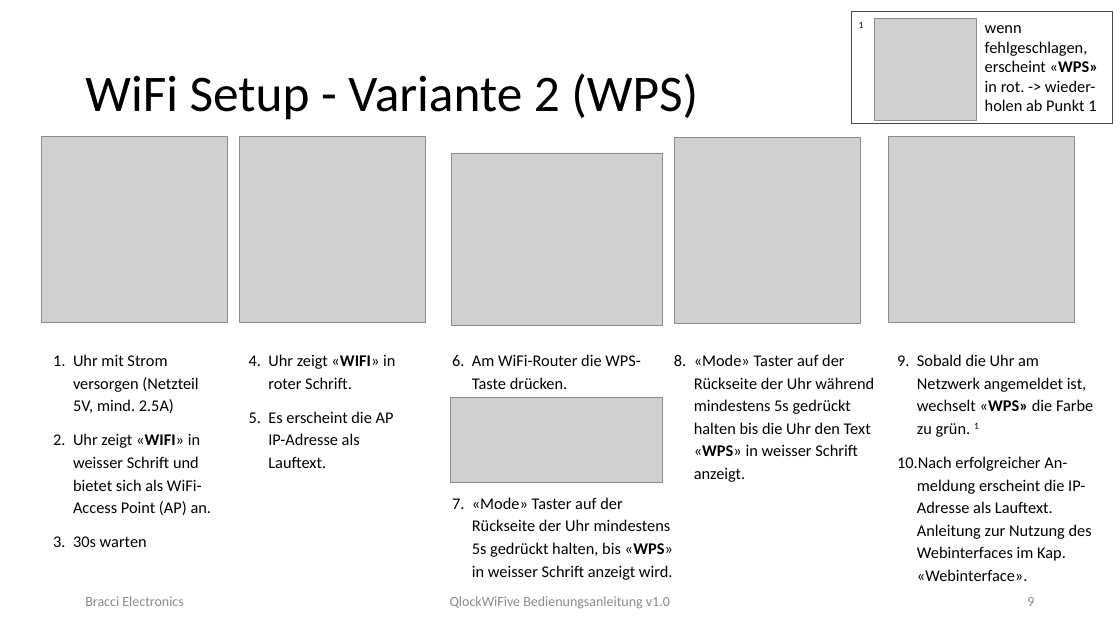
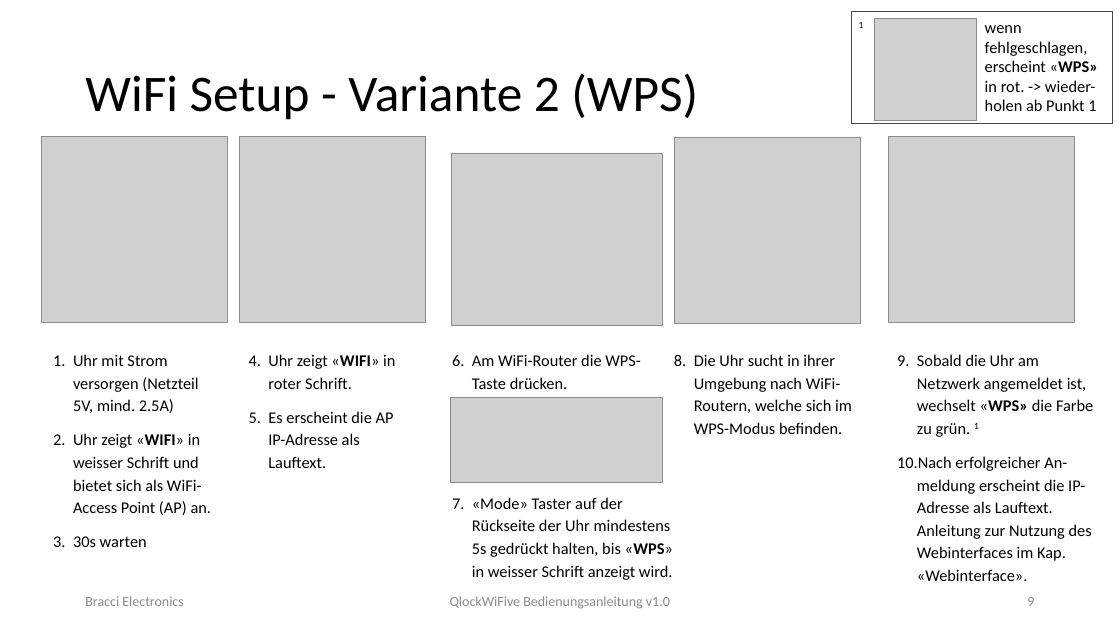
Before and after one commit to crianer/Qlockwork, a slide deck: slide 9 of misc/Instruction/Bedienungsanleitung_QlockWiFive_2.pptx. Drawn at 1120x630 pixels with LibreOffice and Linux fonts; fonts in the diff are those of the drawing; grey boxes stand for pictures. Boxes give left, top, right and bottom in pixels: in the first picture for what was removed or moved away, otherwise in the second. Text is boxed around its words. In the diff, an @@ line names an element or a change of style, - is before the commit and + after.

```diff
--- a/misc/Instruction/Bedienungsanleitung_QlockWiFive_2.pptx
+++ b/misc/Instruction/Bedienungsanleitung_QlockWiFive_2.pptx
@@ text at (x1=694, y1=354, x2=852, y2=434): text changed @@
-8. «Mode» Taster auf der Rückseite der Uhr während mindestens 5s gedrückt halten bis die Uhr den Text «WPS» in weisser Schrift anzeigt.
+8. Die Uhr sucht in ihrer Umgebung nach WiFi-Routern, welche sich im WPS-Modus befinden.
```
Also in this commit, not shown: 5 other slides changed, 20 other files.
